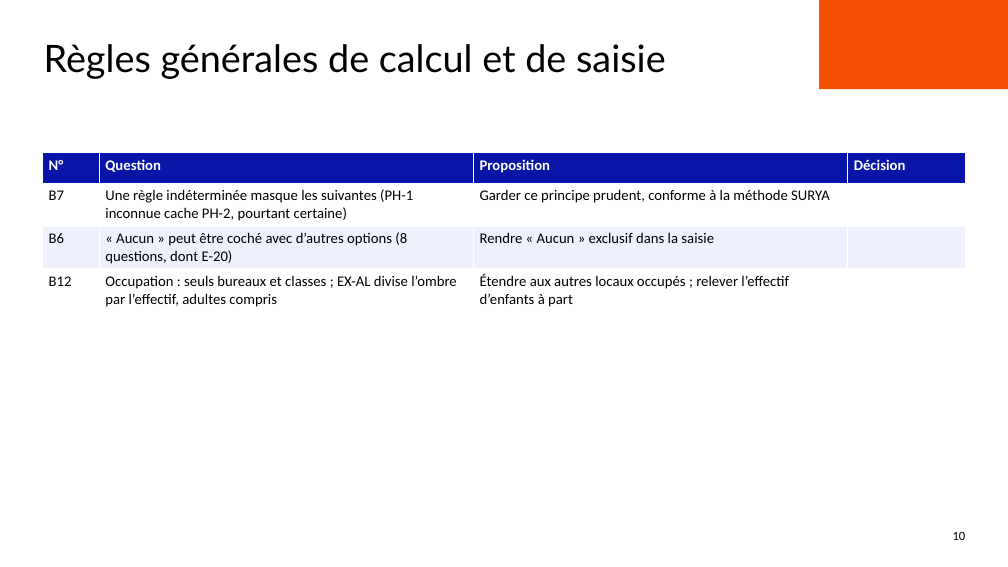
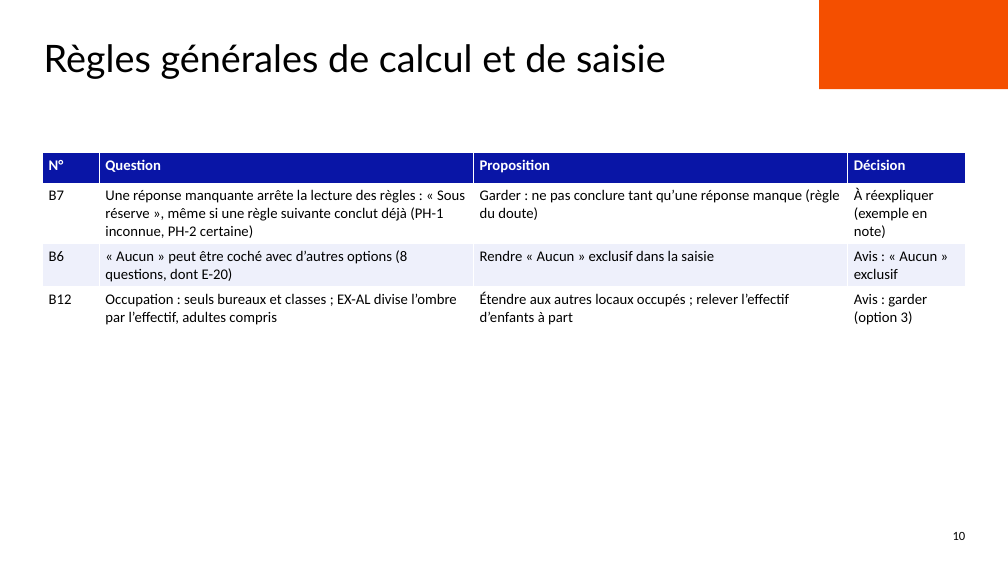
Before and after one commit to benjaminlallemand44/outilplancanicule_methodosurya, a slide deck: slide 10 of docs/presentation/Points_a_trancher_reunion.pptx. Drawn at 1008x567 pixels with LibreOffice and Linux fonts; fonts in the diff are those of the drawing; background and template pictures are left out. Boxes give left, top, right and bottom in pixels: in the first picture for what was removed or moved away, otherwise in the second. Text is boxed around its words. In the diff, an @@ line names an element or a change of style, - is before the commit and + after.

```diff
--- a/docs/presentation/Points_a_trancher_reunion.pptx
+++ b/docs/presentation/Points_a_trancher_reunion.pptx
@@ table at bbox=[42, 153, 965, 329] @@
-row 2: B7 | Une règle indéterminée masque les suivantes (PH-1 inconnue cache PH-2, pourtant certaine) | Garder ce principe prudent, conforme à la méthode SURYA | 
+row 2: B7 | Une réponse manquante arrête la lecture des règles : « Sous réserve », même si une règle suivante conclut déjà (PH-1 inconnue, PH-2 certaine) | Garder : ne pas conclure tant qu’une réponse manque (règle du doute) | À réexpliquer (exemple en note)
-row 3, column 4: 
+row 3, column 4: Avis : « Aucun » exclusif
-row 4, column 4: 
+row 4, column 4: Avis : garder (option 3)
```
Also in this commit, not shown: 7 other slides changed, 4 other files.
